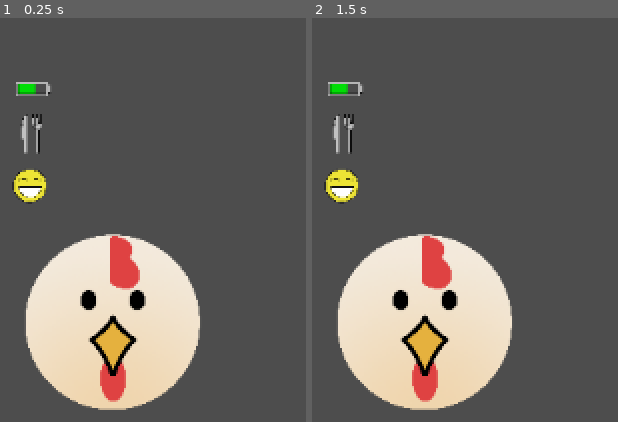
Above: before the commit, frames 1-2 (left to right).
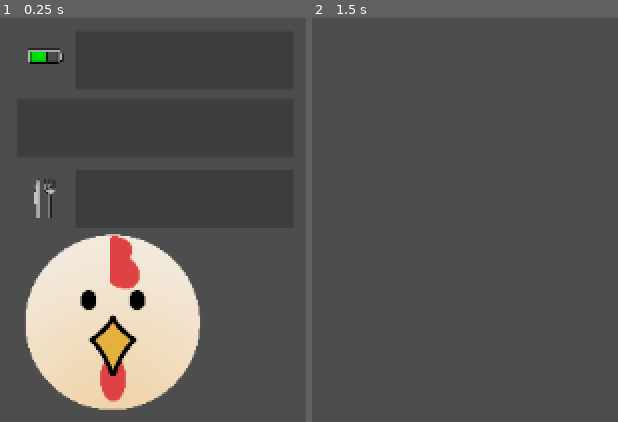
Above: after the commit, the same moments.

Repository: lisiyunalice/The-Pet
Game: Godot game, scene res://main scene.tscn
Two runs of this game, one before a commit and one after it. Both use one fixed random seed, a clock stepped at 60 frames per second and the inputs below.
Inputs (mouse positions are in pixels of both pictures, inside the frame that each line leads up to):
- Up to frame 1 (0.25 s): no input
- Up to frame 2 (1.5 s): click (357, 199) at 0.52 s; tap Enter at 1.25 s; move the mouse to (outside the picture) at 1.27 s; click (outside the picture) at 1.42 s

The runs differ from the first frame. In frame 1, 1.9% of the frame differs, in the area x 3-21%, y 7-50%; in frame 2, 21%, in the area x 3-66%, y 15-98%.
Error before the commit: Invalid assignment of property or key 'max_value' with value of type 'int' on a base object of type 'null instance'. (res://happiness.gd:17)

Commit message:
main scene briefly coded

Diff:
--- /dev/null
+++ b/animal-ball-main/LoremIpsum.tscn
@@ -0,0 +1,3 @@
+[gd_scene format=3 uid="uid://cpdqviashudj2"]
+
+[node name="LoremIpsum" type="Node2D"]
--- a/animal-ball-main/happiness.gd
+++ b/animal-ball-main/happiness.gd
@@ -1,4 +1,6 @@
-extends Sprite2D
+extends HBoxContainer
+@export var icon : Texture2D
+@export var minigame: PackedScene
 
 func _input_event(viewport, event, shape_idx):
 	if event is InputEventMouseButton and event.pressed:
@@ -14,12 +16,11 @@
 
 func _ready():
 	 # 初始化进度条
-	progress_bar.max_value = max_A
-	progress_bar.value = A
+	$TextureButton.texture_normal = icon
 
 	# 创建计时器
 	timer = Timer.new()
-	timer.wait_time = 30.0  # 每 30 秒触发一次
+	timer.wait_time = 5.0  # 每 30 秒触发一次
 	timer.one_shot = false  # 不只执行一次，循环触发
 	timer.autostart = true  # 自动启动
 	add_child(timer)
@@ -35,3 +36,10 @@
 	else:
 		print("A 已经降到 0，不再减少。")
 		timer.stop()
+
+
+func _on_texture_button_button_down() -> void:
+	print("Hi")
+	# get_tree().change_scene_to_file("res://LoremIpsum.tscn")
+	get_tree().change_scene_to_packed(minigame)
+	pass # Replace with function body.
--- a/animal-ball-main/main scene.tscn
+++ b/animal-ball-main/main scene.tscn
@@ -1,18 +1,11 @@
-[gd_scene load_steps=10 format=3 uid="uid://bdilalyuraeiq"]
+[gd_scene load_steps=7 format=3 uid="uid://bdilalyuraeiq"]
 
 [ext_resource type="Script" uid="uid://d4a2kx4puet1u" path="res://node_2d.gd" id="1_ux2rm"]
 [ext_resource type="Texture2D" uid="uid://beh50xsnosg5i" path="res://chicken.PNG" id="2_sgb2t"]
+[ext_resource type="PackedScene" uid="uid://cowo3oe3i6ga0" path="res://meter.tscn" id="3_0afw7"]
 [ext_resource type="Texture2D" uid="uid://b8pnfpwjdxbeo" path="res://energy.png" id="3_aqyhw"]
 [ext_resource type="Texture2D" uid="uid://bupa0a8pyvmoe" path="res://food.png" id="4_18xev"]
-[ext_resource type="Script" uid="uid://bkhyga4fcbfm" path="res://collision_shape_2d.gd" id="5_aqyhw"]
-[ext_resource type="Texture2D" uid="uid://dmcv7bkpukuh3" path="res://happiness.png" id="5_c1o4b"]
-[ext_resource type="Script" uid="uid://bwnxiy00n0dga" path="res://happiness.gd" id="6_sgb2t"]
-
-[sub_resource type="RectangleShape2D" id="RectangleShape2D_18xev"]
-size = Vector2(2200, 3099.9995)
-
-[sub_resource type="CircleShape2D" id="CircleShape2D_sgb2t"]
-radius = 1208.3046
+[ext_resource type="PackedScene" uid="uid://cpdqviashudj2" path="res://LoremIpsum.tscn" id="5_sgb2t"]
 
 [node name="Node2D" type="Node2D"]
 script = ExtResource("1_ux2rm")
@@ -22,43 +15,15 @@
 scale = Vector2(0.1, 0.1)
 texture = ExtResource("2_sgb2t")
 
-[node name="Energy" type="Sprite2D" parent="."]
-position = Vector2(382, 114)
-scale = Vector2(0.01, 0.01)
-texture = ExtResource("3_aqyhw")
+[node name="Meter" parent="." instance=ExtResource("3_0afw7")]
+icon = ExtResource("4_18xev")
+minigame = ExtResource("5_sgb2t")
 
-[node name="ProgressBar" type="ProgressBar" parent="Energy"]
-anchors_preset = -1
-anchor_left = 1.2720001
-anchor_top = 0.5
-anchor_right = 1.2720001
-anchor_bottom = 0.5
-offset_left = -43500.426
-offset_top = -13483.5
-offset_right = -43496.426
-offset_bottom = -13456.5
+[node name="Meter2" parent="." instance=ExtResource("3_0afw7")]
+offset_top = 70.0
+offset_bottom = 4237.0
+icon = ExtResource("3_aqyhw")
 
-[node name="Food" type="Sprite2D" parent="."]
-position = Vector2(381.835, 143.83499)
-scale = Vector2(0.01, 0.01)
-texture = ExtResource("4_18xev")
-script = ExtResource("6_sgb2t")
-
-[node name="CollisionShape2D" type="CollisionShape2D" parent="Food"]
-position = Vector2(-183.5, -33.499023)
-shape = SubResource("RectangleShape2D_18xev")
-script = ExtResource("5_aqyhw")
-
-[node name="ProgressBar" type="ProgressBar" parent="Food"]
-offset_right = 4.0
-offset_bottom = 27.0
-
-[node name="Happiness" type="Sprite2D" parent="."]
-position = Vector2(380, 182)
-scale = Vector2(0.01, 0.01)
-texture = ExtResource("5_c1o4b")
-script = ExtResource("6_sgb2t")
-
-[node name="CollisionShape2D" type="CollisionShape2D" parent="Happiness"]
-position = Vector2(-100, 0)
-shape = SubResource("CircleShape2D_sgb2t")
+[node name="Meter3" parent="." instance=ExtResource("3_0afw7")]
+offset_top = 119.0
+offset_bottom = 4286.0
--- /dev/null
+++ b/animal-ball-main/meter.tscn
@@ -0,0 +1,25 @@
+[gd_scene load_steps=3 format=3 uid="uid://cowo3oe3i6ga0"]
+
+[ext_resource type="Script" uid="uid://bwnxiy00n0dga" path="res://happiness.gd" id="1_2qpkh"]
+[ext_resource type="Texture2D" uid="uid://dmcv7bkpukuh3" path="res://happiness.png" id="2_lr6xt"]
+
+[node name="Meter" type="HBoxContainer"]
+offset_left = 370.0
+offset_top = 170.0
+offset_right = 20270.0
+offset_bottom = 4337.0
+scale = Vector2(0.01, 0.01)
+script = ExtResource("1_2qpkh")
+
+[node name="TextureButton" type="TextureButton" parent="."]
+layout_mode = 2
+texture_normal = ExtResource("2_lr6xt")
+
+[node name="ProgressBar" type="ProgressBar" parent="."]
+custom_minimum_size = Vector2(100, 100)
+layout_mode = 2
+size_flags_horizontal = 3
+size_flags_vertical = 1
+theme_override_font_sizes/font_size = 64
+
+[connection signal="button_down" from="TextureButton" to="." method="_on_texture_button_button_down"]
--- a/animal-ball-main/project.godot
+++ b/animal-ball-main/project.godot
@@ -12,5 +12,5 @@
 
 config/name="Animal_Ball_main"
 run/main_scene="res://main scene.tscn"
-config/features=PackedStringArray("4.5", "Forward Plus")
+config/features=PackedStringArray("4.4", "Forward Plus")
 config/icon="res://icon.svg"
Not shown, changed: animal-ball-main/chicken.PNG.import
Not shown, changed: animal-ball-main/energy.png.import
Not shown, changed: animal-ball-main/food.png.import
Not shown, changed: animal-ball-main/happiness.png.import
Not shown, changed: animal-ball-main/icon.svg.import
Not shown, changed: .DS_Store
